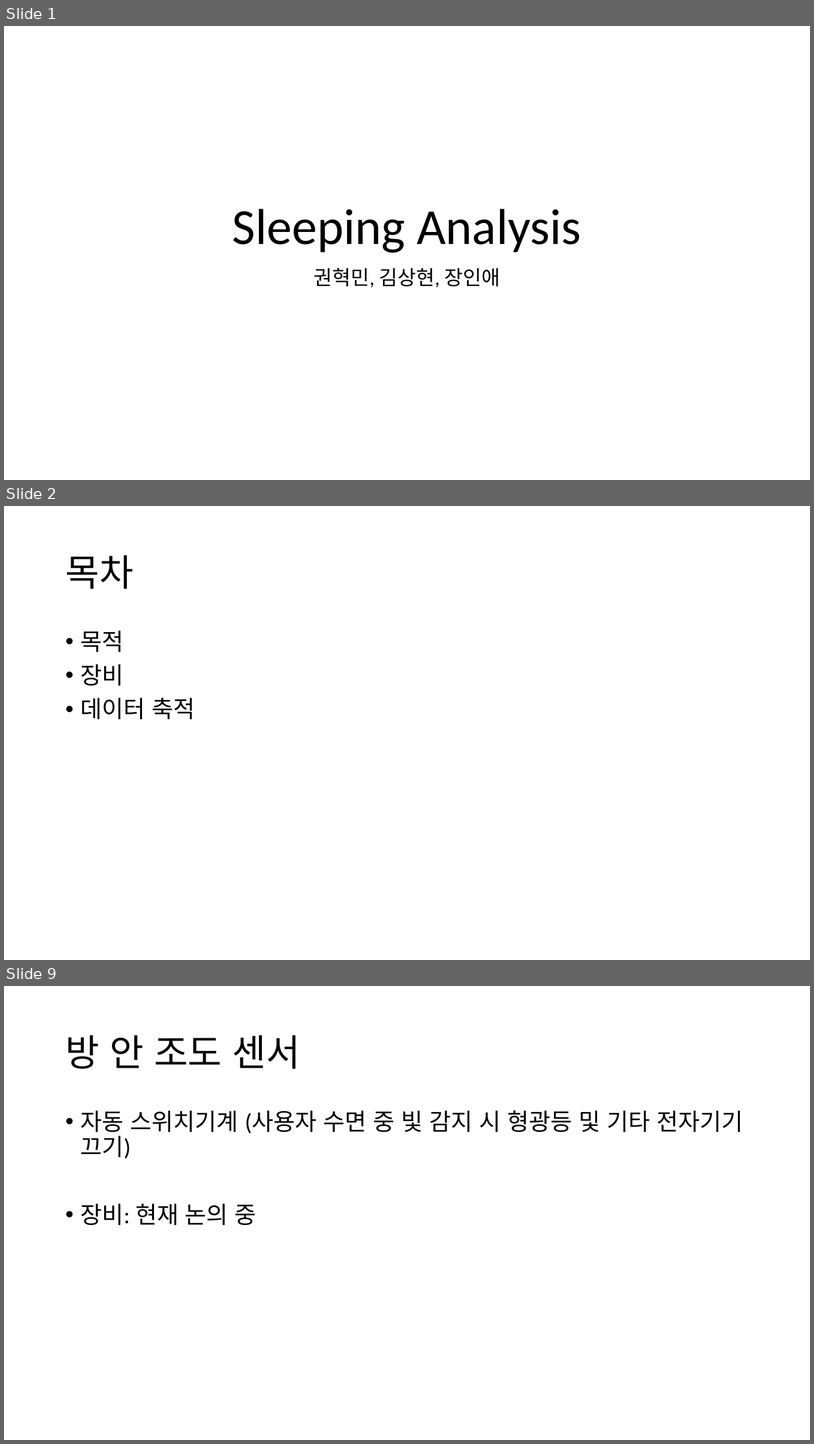
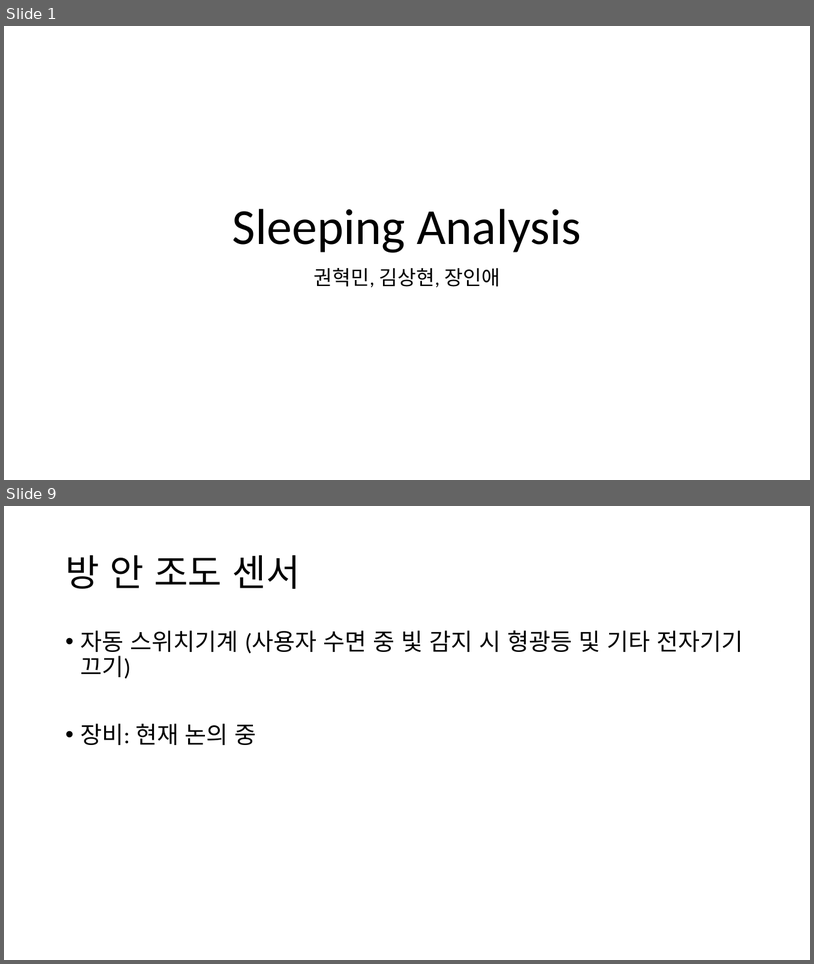
Before and after one commit to headring/Sleeptionary, a slide deck: Sleeping_Analysis.pptx. Shown one above the other, each under a label of ours: slides 1, 2 and 9 before the commit, slides 1 and 9 after it; the slides between them are not shown. The pictures are 814x1444 and 814x964 pixels, drawn with LibreOffice and Linux fonts; fonts in the diff are those of the drawing. Boxes give left, top, right and bottom in pixels: in the first picture for what was removed or moved away, otherwise in the second. Text is boxed around its words. In the diff, an @@ line names an element or a change of style, - is before the commit and + after.

```diff
--- a/Sleeping_Analysis.pptx
+++ b/Sleeping_Analysis.pptx
@@ slide 2 removed at (4, 506, 810, 960), background #FFFFFF @@
@@ title removed at (65, 555, 133, 589) @@
-목차
@@ text removed at (81, 630, 195, 719) @@
-• 목적
-• 장비
-• 데이터 축적
```
Also in this commit, not shown: 6 slides changed, 2 slides added.
